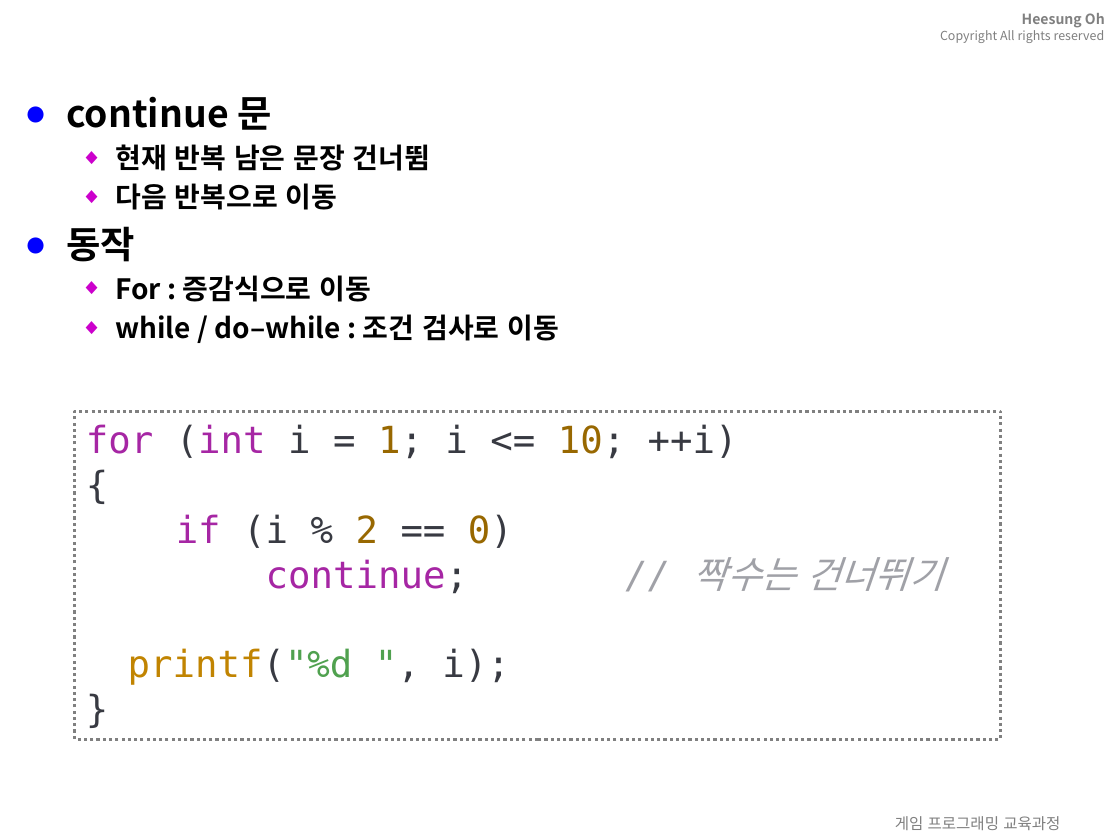
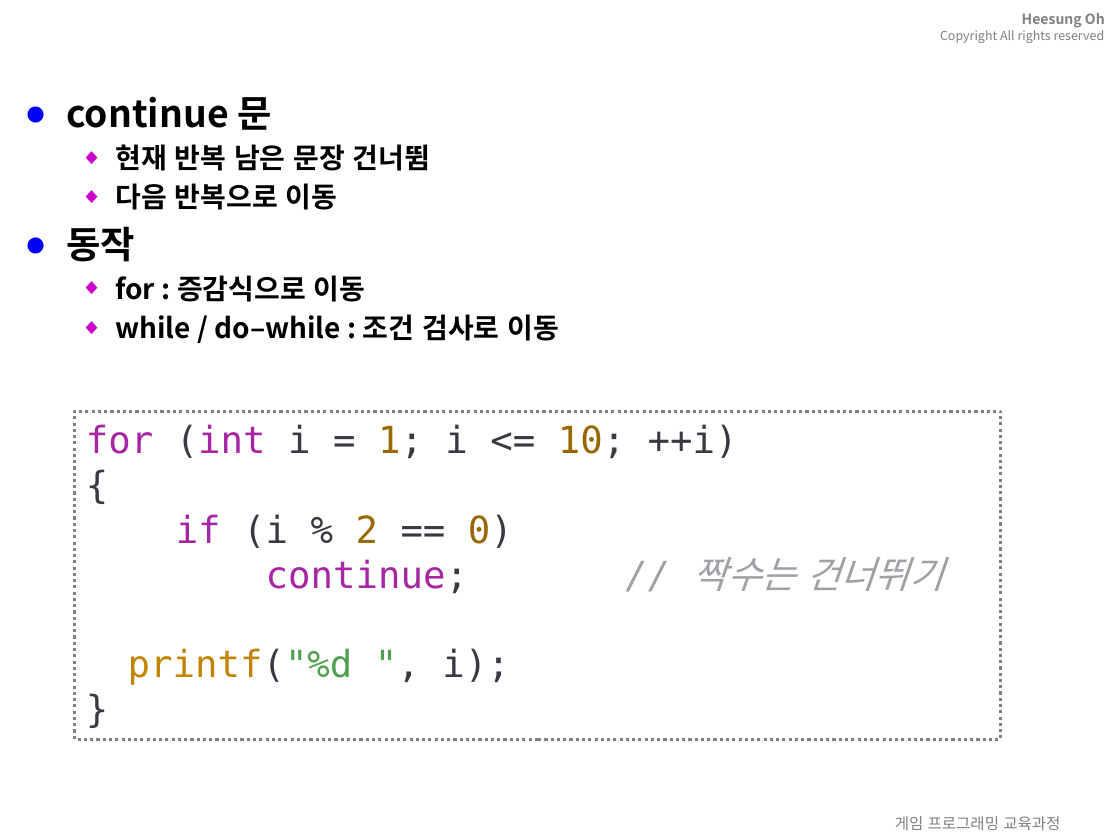
Before and after one commit to 3dapi/bs01_c, a slide deck: slide 28 of ppt/07.C언어-제어문_반복문.pptx. Drawn at 1120x840 pixels with LibreOffice and Linux fonts; fonts in the diff are those of the drawing; background and template pictures are left out. Boxes give left, top, right and bottom in pixels: in the first picture for what was removed or moved away, otherwise in the second. Text is boxed around its words. In the diff, an @@ line names an element or a change of style, - is before the commit and + after.

```diff
--- a/ppt/07.C언어-제어문_반복문.pptx
+++ b/ppt/07.C언어-제어문_반복문.pptx
@@ text at (115,275,366,302): text changed @@
-  ◆ For : 증감식으로 이동
+  ◆ for : 증감식으로 이동
```
Also in this commit, not shown: 3 other slides changed, 54 other files.
